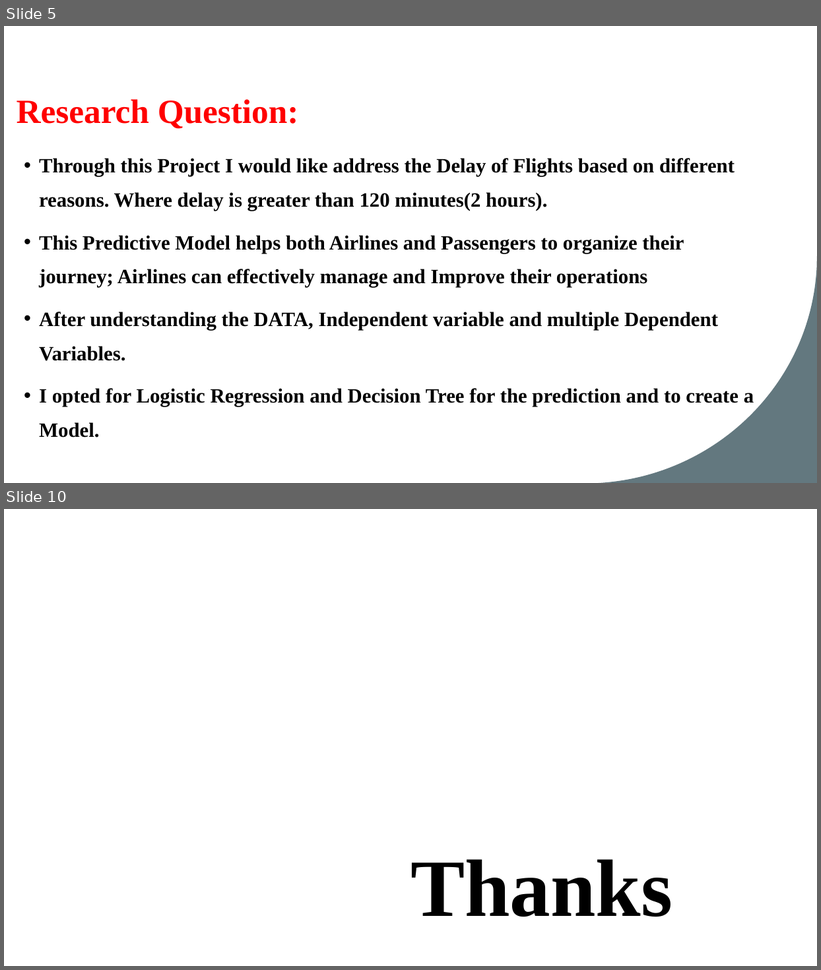
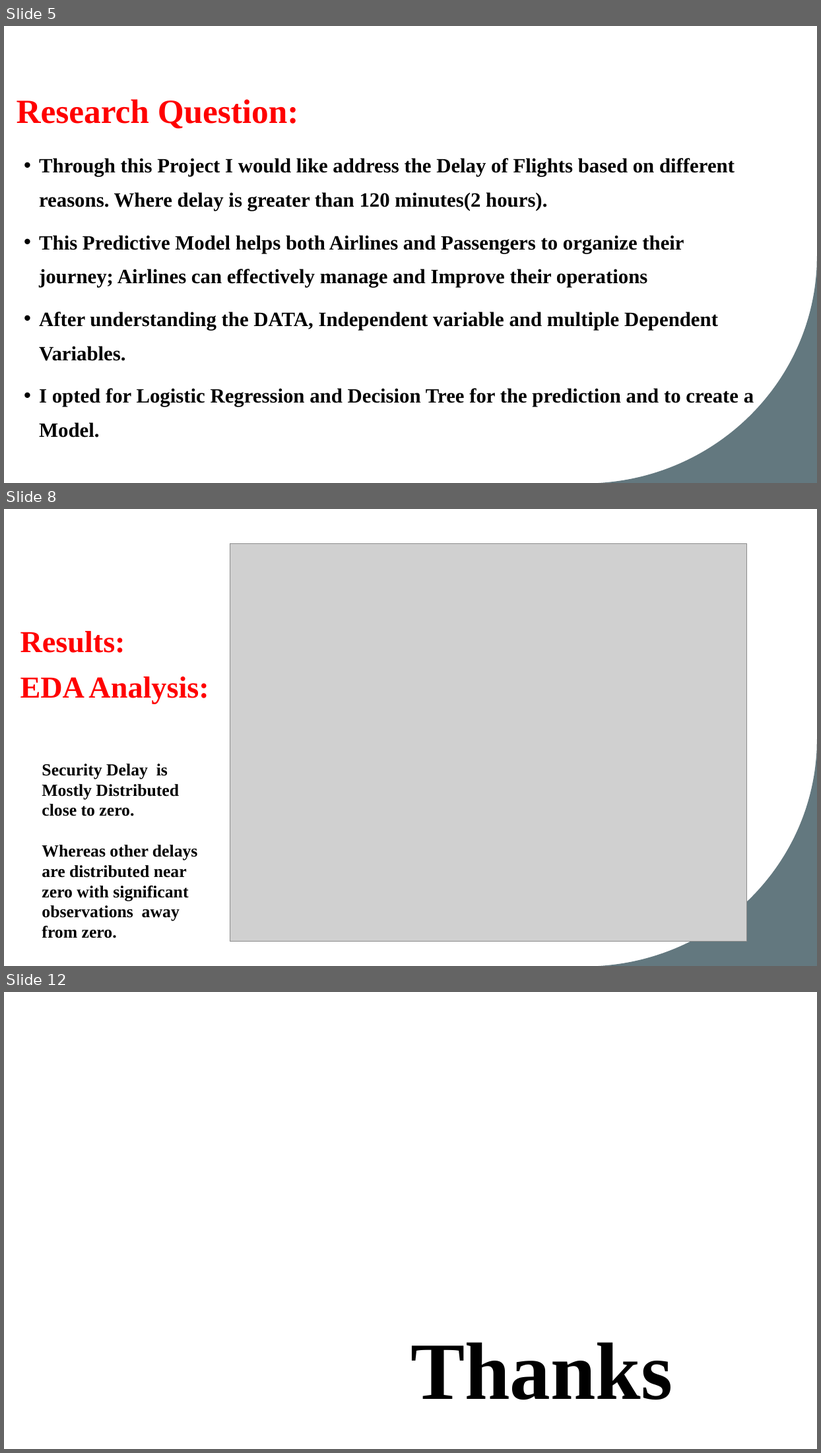
Before and after one commit to vinay-polanki/ATC_R_Project, a slide deck: Atc & Visualisation.pptx. Shown one above the other, each under a label of ours: slides 5 and 10 before the commit, slides 5, 8 and 12 after it; the slides between them are not shown. The pictures are 821x970 and 821x1453 pixels, drawn with LibreOffice and Linux fonts; fonts in the diff are those of the drawing; grey boxes stand for pictures; background and template pictures are left out. Boxes give left, top, right and bottom in pixels: in the first picture for what was removed or moved away, otherwise in the second. Text is boxed around its words. In the diff, an @@ line names an element or a change of style, - is before the commit and + after.

```diff
--- a/Atc & Visualisation.pptx
+++ b/Atc & Visualisation.pptx
@@ slide 8 added at (x1=4, y1=509, x2=817, y2=966), background #FFFFFF @@
@@ rectangle added at (x1=4, y1=509, x2=817, y2=966), fill #FFFFFF @@
@@ picture added at (x1=230, y1=544, x2=747, y2=941) @@
@@ text added at (x1=20, y1=631, x2=209, y2=704), 36 pt, text #FF0000, bold @@
+Results:
+EDA Analysis:
@@ freeform shape added at (x1=591, y1=739, x2=817, y2=966), fill #63787F @@
@@ text added at (x1=42, y1=764, x2=198, y2=939), 20 pt, text #000000, bold @@
+Security Delay is Mostly Distributed close to zero.
+Whereas other delays are distributed near zero with significant observations away from zero.
@@ what was slide 10 is now slide 12 @@
```
Also in this commit, not shown: 4 slides changed, 2 other slides added, 1 slide removed, 1 other file.
